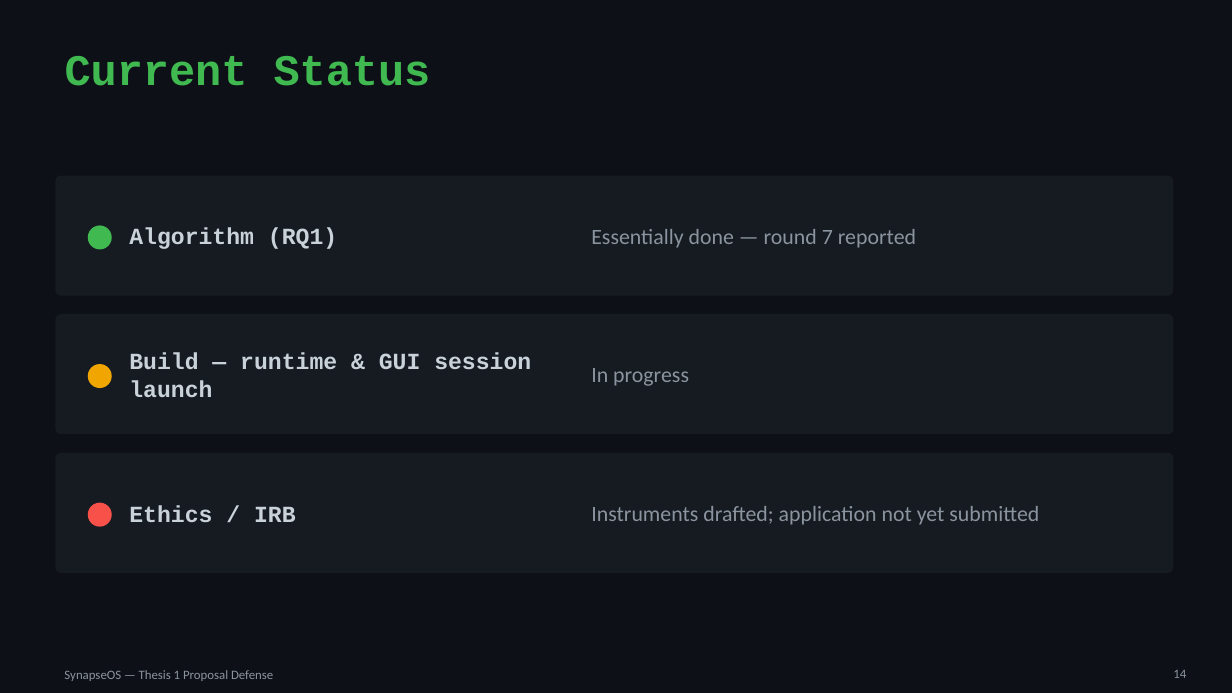
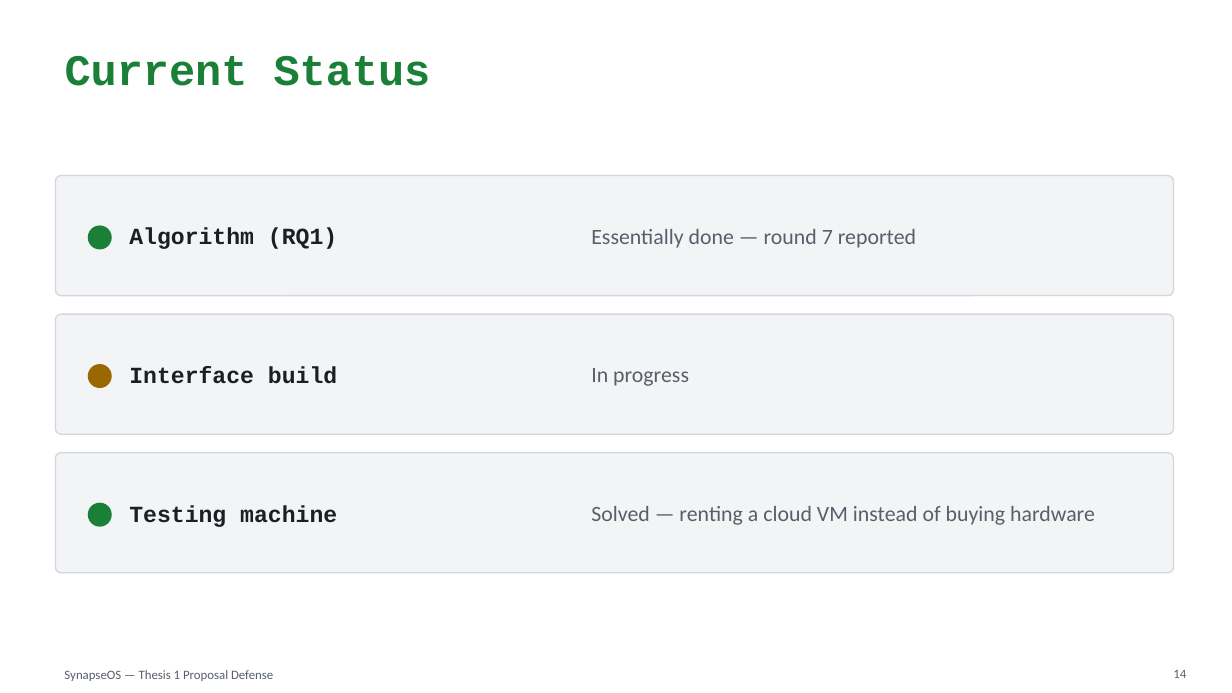
Before and after one commit to willardcsoriano/thesis, a slide deck: slide 14 of thesis 1/defense/SynapseOS_Proposal_Defense.pptx. Drawn at 1232x693 pixels with LibreOffice and Linux fonts; fonts in the diff are those of the drawing. Boxes give left, top, right and bottom in pixels: in the first picture for what was removed or moved away, otherwise in the second. Text is boxed around its words. In the diff, an @@ line names an element or a change of style, - is before the commit and + after.

```diff
--- a/thesis 1/defense/SynapseOS_Proposal_Defense.pptx
+++ b/thesis 1/defense/SynapseOS_Proposal_Defense.pptx
@@ background #0D1117 to #FFFFFF @@
@@ title "Current Status" at box(65, 56, 431, 86): text colour #3FB950 to #1A7F37 @@
@@ text "Algorithm (RQ1)" at box(129, 228, 337, 249): text colour #C9D1D9 to #1A1F26 @@
@@ ellipse at box(88, 226, 112, 250): fill #3FB950 to #1A7F37 @@
@@ ellipse at box(88, 364, 112, 388): fill #F0A500 to #9A6700 @@
@@ text at box(129, 366, 337, 384): text changed; text colour #C9D1D9 to #1A1F26 @@
-Build — runtime & GUI session launch
+Interface build
@@ fill #161B22 to #F3F4F6; outline none to #D0D7DE 1 pt in 3 elements at box(55, 176, 1174, 296), box(55, 314, 1174, 434), box(55, 453, 1174, 573) @@
@@ ellipse at box(88, 503, 112, 527): fill #F85149 to #1A7F37 @@
@@ text at box(129, 505, 337, 527): text changed; text colour #C9D1D9 to #1A1F26 @@
-Ethics / IRB
+Testing machine
@@ text at box(591, 506, 1095, 525): text changed; text colour #8B949E to #57606A @@
-Instruments drafted; application not yet submitted
+Solved — renting a cloud VM instead of buying hardware
@@ text colour #8B949E to #57606A in 4 elements at box(591, 229, 916, 248), box(591, 368, 689, 386), box(1173, 670, 1186, 678), box(64, 670, 273, 681) @@
```
Also in this commit, not shown: 14 other slides changed, 1 slide added, 1 slide removed, 4 other files.
